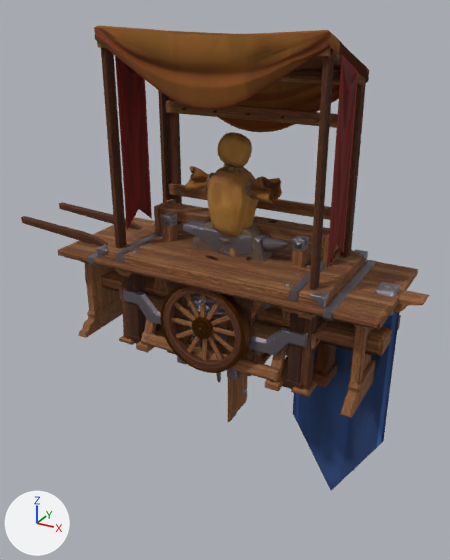
The glTF model kit-props.glb, before and after one commit.
Both versions are drawn from a camera (50 mm lens) standing at (2.3, -4.3, 2.76) and looking at (0.02, -0.14, 0.68). Arrows for +X, +Y and +Z are at lower left; the lights stay in place. The older version comes first. Where no turn or scale is listed for an object, it has been applied to the vertices.

Objects in the first picture: 'Anvil_Log.001', 'Banner_2.001', 'Bench.001', 'Crate_Wooden.001', 'Dummy.001', 'Stall_Cart_Empty.001', 'Stall_Empty.001', 'Table_Large.001', 'WeaponStand.001', 'Whetstone.001', 'Workbench.001' and 2 more.
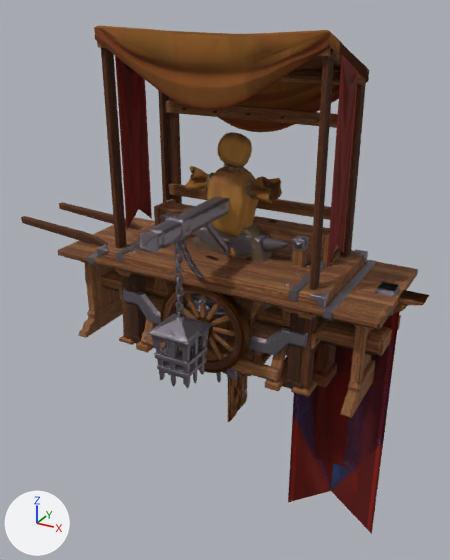
Edits to the bpy script that builds the scene:
```text
Add me_cube_187:
    me_cube_187.from_pydata(...)  # 268 vertices, 448 faces; spans x 0.0..1.61, y -0.1..0.09, z -1.55..0.84
    # faces by material slot: [144, 242, 62]
    me_cube_187.materials.append(mat_mi_trim_furniture)
    me_cube_187.materials.append(mat_mi_trim_metal)
    me_cube_187.materials.append(mat_mi_banner)
Add me_cube_018:
    me_cube_018.from_pydata(...)  # 1604 vertices, 2822 faces; spans x -0.179..0.179, y -1.251..0.051, z 0.082..1.419
    me_cube_018.materials.append(mat_mi_trim_metal_001)
Add ob_banner_1_001:
    ob_banner_1_001 = bpy.data.objects.new('Banner_1.001', me_cube_187)
    ob_banner_1_001.location = (0.0, 0.0, 0.0)
Add ob_lantern_wall_001:
    ob_lantern_wall_001 = bpy.data.objects.new('Lantern_Wall.001', me_cube_018)
    ob_lantern_wall_001.location = (0.0, 0.0, 0.0)
```

Changed parts and their boxes [x1, y1, x2, y2] in the pictures (450 x 560 px):
'Banner_1.001', added (red): after [228, 282, 429, 534]
    faces in mat_mi_banner: [288, 312, 400, 534]
    faces in mat_mi_trim_furniture: [228, 290, 429, 422]
    faces in mat_mi_trim_metal: [243, 282, 400, 394]
'Lantern_Wall.001', added: after [140, 196, 229, 389]
'Banner_2.001', unchanged, covered by the edit: before [228, 282, 429, 490]; after [293, 343, 394, 490]
